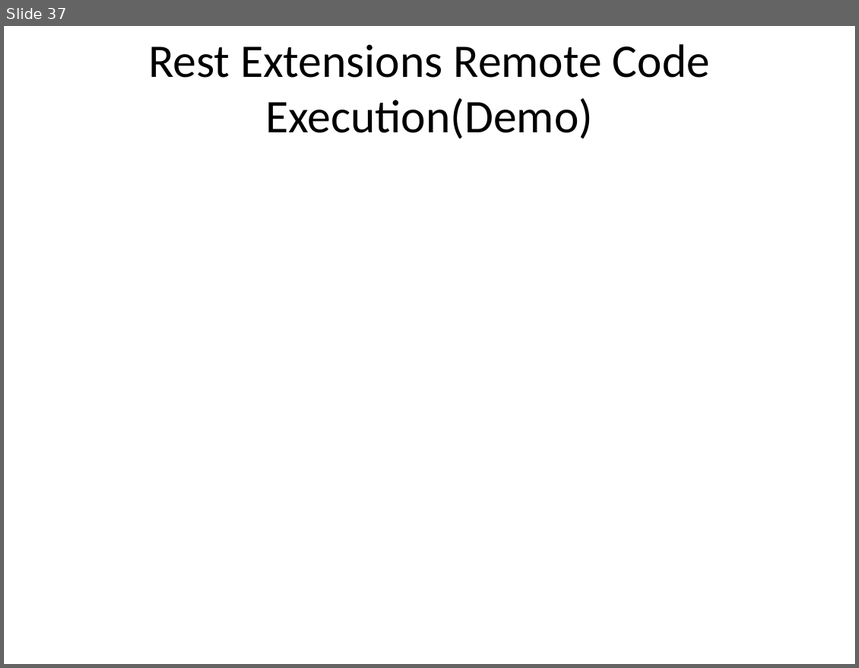
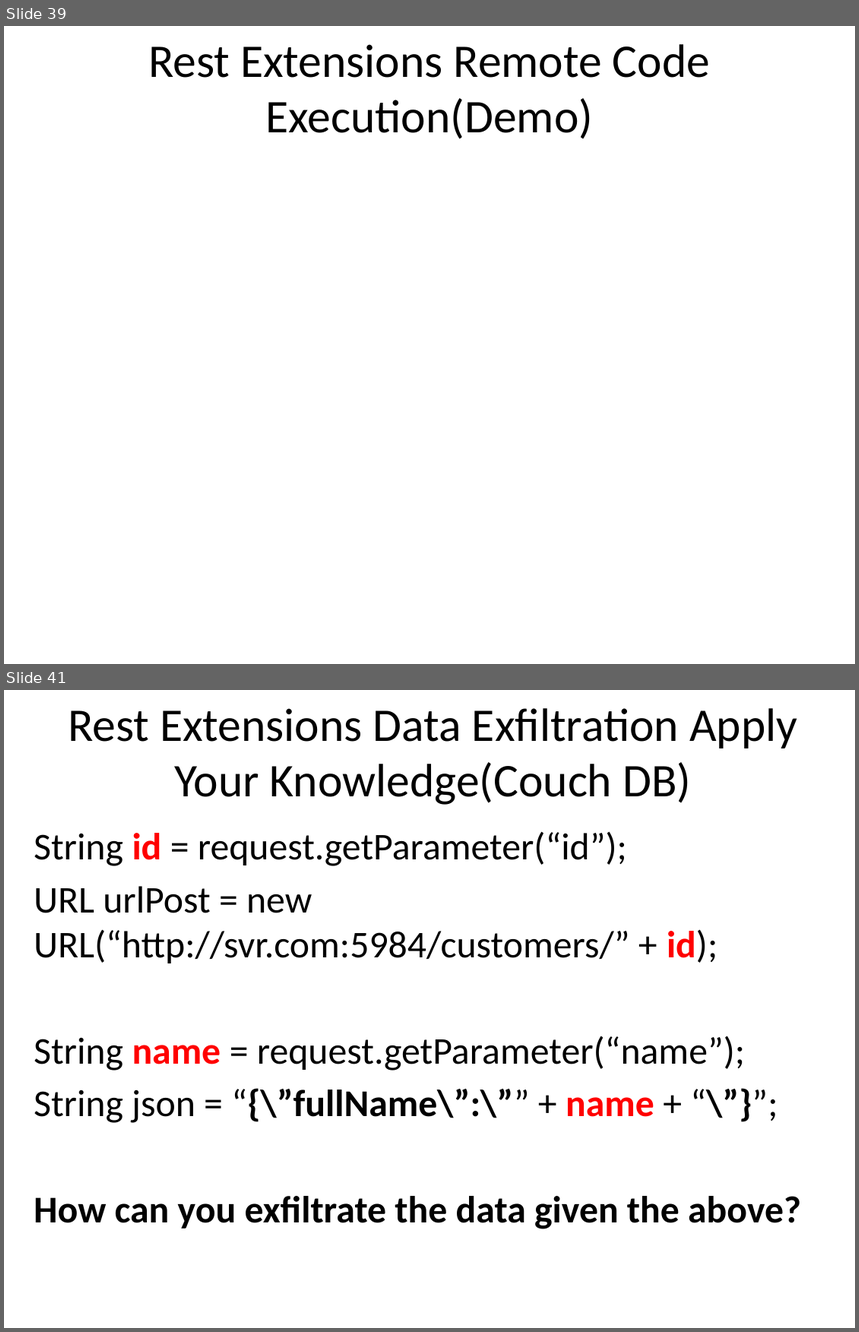
Before and after one commit to o2platform/DefCon_RESTing, a slide deck: Presentation/RESTing On Your Laurels Will Get You Powned3.pptx. Shown one above the other, each under a label of ours: slide 37 before the commit, slides 39 and 41 after it; the slides between them are not shown. The pictures are 859x668 and 859x1332 pixels, drawn with LibreOffice and Linux fonts; fonts in the diff are those of the drawing. Boxes give left, top, right and bottom in pixels: in the first picture for what was removed or moved away, otherwise in the second. Text is boxed around its words. In the diff, an @@ line names an element or a change of style, - is before the commit and + after.

```diff
--- a/Presentation/RESTing On Your Laurels Will Get You Powned3.pptx
+++ b/Presentation/RESTing On Your Laurels Will Get You Powned3.pptx
@@ slide 41 added at [4, 690, 855, 1328], background #FFFFFF @@
@@ title added at [68, 708, 797, 805], 39.6 pt, text #000000 @@
+Rest Extensions Data Exfiltration Apply Your Knowledge(Couch DB)
@@ text added at [34, 831, 801, 1230], 32 pt, text #000000 @@
+String id = request.getParameter(“id”);
+URL urlPost = new URL(“http://svr.com:5984/customers/” + id);
+String name = request.getParameter(“name”);
+String json = “{\”fullName\”:\”” + name + “\”}”;
+How can you exfiltrate the data given the above?
@@ what was slide 37 is now slide 39 @@
```
Also in this commit, not shown: 10 slides changed, 6 other slides added, 2 slides removed.
